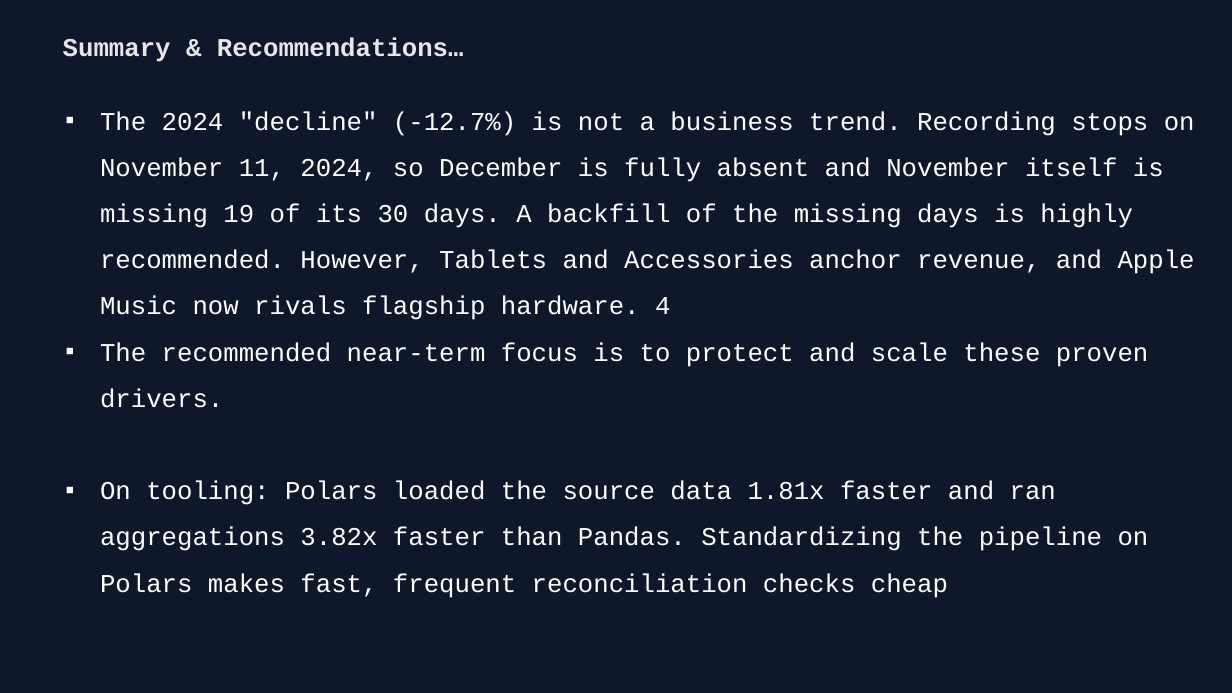
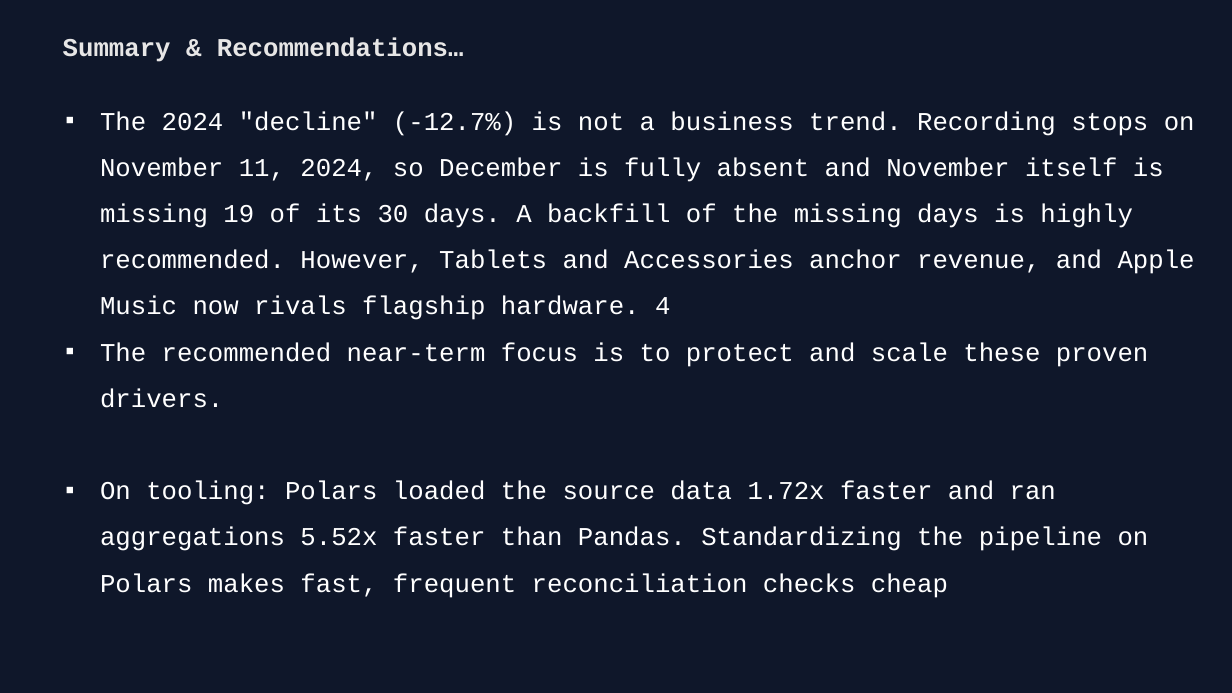
Before and after one commit to king-obobo/business-data-insights, a slide deck: slide 8 of candidate_2/slides/pitch_deck.pptx (slide 7 before the commit). Drawn at 1232x693 pixels with LibreOffice and Linux fonts; fonts in the diff are those of the drawing. Boxes give left, top, right and bottom in pixels: in the first picture for what was removed or moved away, otherwise in the second. Text is boxed around its words. In the diff, an @@ line names an element or a change of style, - is before the commit and + after.

Commit message:
Updated my pitch deck

```diff
--- a/candidate_2/slides/pitch_deck.pptx
+++ b/candidate_2/slides/pitch_deck.pptx
@@ text at (100, 480, 1149, 598): text changed @@
-▪ On tooling: Polars loaded the source data 1.81x faster and ran aggregations 3.82x faster than Pandas. Standardizing the pipeline on Polars makes fast, frequent reconciliation checks cheap
+▪ On tooling: Polars loaded the source data 1.72x faster and ran aggregations 5.52x faster than Pandas. Standardizing the pipeline on Polars makes fast, frequent reconciliation checks cheap
```
Also in this commit, not shown: 1 other slide changed, 1 slide added.
